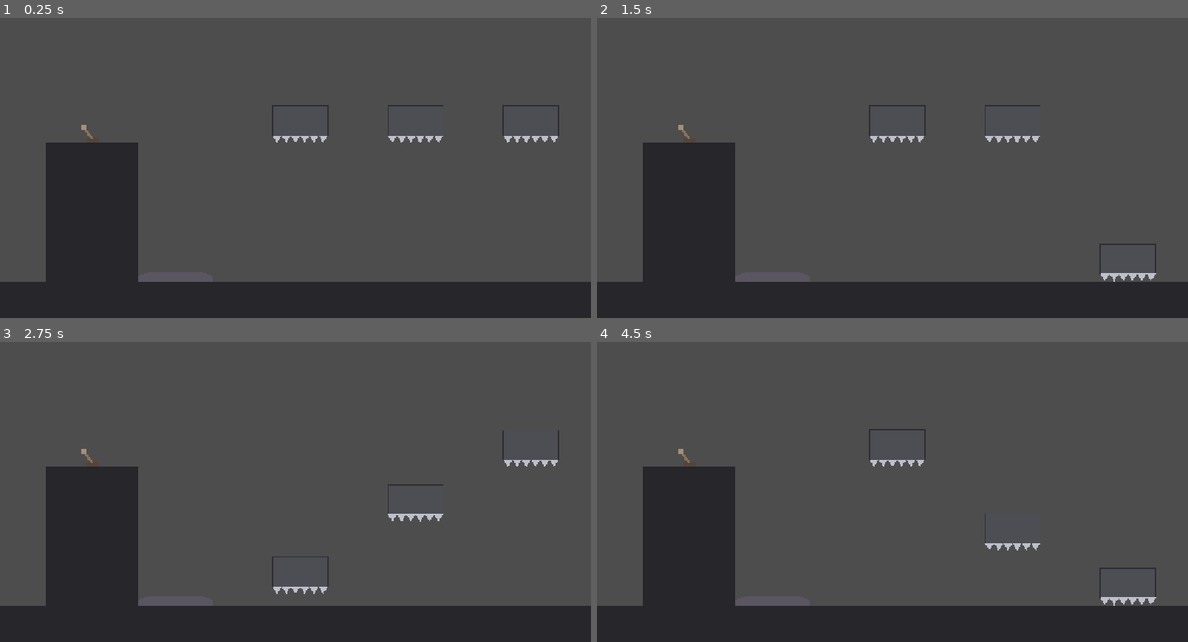
Above: before the commit, frames 1-4 (two rows, left to right).
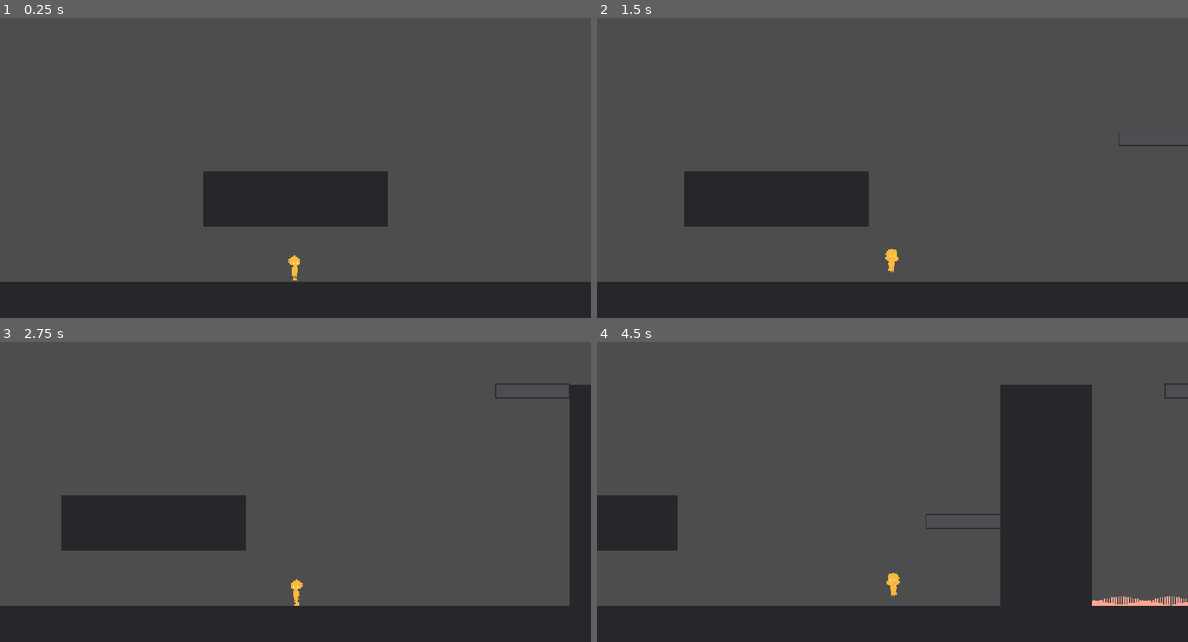
Above: after the commit, the same moments.

Repository: Gerd-U/brulkas
Game: Godot game, scene res://levels/nivel_03.tscn
Same seed, same stepped clock (60 frames per second), same inputs: the game is played once before the commit and once after it. This scene is started directly instead of the project's main scene.
Inputs:
- Up to frame 1 (0.25 s): no input
- Up to frame 2 (1.5 s): tap Enter at 0.5 s; hold D (move_right) from 0.53 s (still down); tap E (interact) at 0.6 s; tap W (jump) at 0.77, 0.8, 1.07, 1.35 s
- Up to frame 3 (2.75 s): tap W (jump) at 1.52, 1.82, 2.3 s; tap E (interact) at 1.55 s; release D (move_right) at 2.03 s; hold A (move_left) from 2.03 s (still down); hold Shift (grab) from 2.03 s (still down)
- Up to frame 4 (4.5 s): release A (move_left) at 2.78 s; release Shift (grab) at 2.78 s; hold D (move_right) 2.78-4.28 s; tap E (interact) at 2.85, 3.6 s; tap W (jump) at 3.02, 3.32, 3.77, 3.8, 4.07, 4.35 s; hold A (move_left) from 4.28 s (still down)

The runs differ from the first frame. In frame 1, 14% of the frame differs, in the area x 7-95%, y 28-88%; in frame 2, 11%; in frame 3, 12%; in frame 4, 20%, in the area x 0-100%, y 13-88%.

Commit message:
Jugador a escala, cámara por nivel y ajustes de niveles

Diff:
--- a/core/Game_Manager.gd
+++ b/core/Game_Manager.gd
@@ -6,7 +6,8 @@
 # Agreguen aquí los niveles conforme los vayan creando
 var niveles: Array[String] = [
 	"res://levels/nivel_01.tscn",
-	# "res://levels/nivel_02.tscn",
+	"res://levels/nivel_02.tscn",
+	"res://levels/nivel_03.tscn",
 ]
 var nivel_actual: int = 0
 
--- a/hazards/aplastador.gd
+++ b/hazards/aplastador.gd
@@ -31,9 +31,11 @@
 		queue_redraw()
 
 const PICOS := 16.0  # alto de los pinchos de abajo
+const EMPUJE := 320.0  # velocidad con que tira al jugador si se sube encima
 
 var _abajo: Vector2
 var _arriba: Vector2
+var _techo: Area2D  # franja encima del bloque para que nadie se pare arriba
 
 
 func _ready() -> void:
@@ -46,7 +48,35 @@
 	_arriba = position - Vector2(0, caida)
 	position = _arriba
 	$ZonaPinchos.body_entered.connect(_al_tocar)
+	_crear_techo()
 	_empezar()
+
+
+func _crear_techo() -> void:
+	# Franja delgadita justo encima del bloque que detecta al jugador
+	_techo = Area2D.new()
+	_techo.collision_layer = 0
+	_techo.collision_mask = 2  # capa del jugador
+	var forma := CollisionShape2D.new()
+	var rect := RectangleShape2D.new()
+	rect.size = Vector2(tamano.x, 10)
+	forma.shape = rect
+	# Se mete 2 px dentro del bloque para detectar bien los pies del jugador
+	forma.position = Vector2(0, -tamano.y - 3)
+	_techo.add_child(forma)
+	add_child(_techo)
+
+
+func _physics_process(delta: float) -> void:
+	if _techo == null:
+		return
+	# Si el jugador está parado arriba, lo empujamos hacia el lado más cercano
+	for cuerpo in _techo.get_overlapping_bodies():
+		if cuerpo.is_in_group("jugador"):
+			var lado := signf(cuerpo.global_position.x - global_position.x)
+			if lado == 0.0:
+				lado = 1.0
+			cuerpo.global_position.x += lado * EMPUJE * delta
 
 
 func _actualizar() -> void:
--- a/levels/alma.gd
+++ b/levels/alma.gd
@@ -47,7 +47,8 @@
 	# Le avisamos al GameManager de Key que el nivel terminó
 	var gm := get_node_or_null("/root/GameManager")
 	if gm:
-		gm.nivel_completado()
+		# Diferido: no se puede cambiar de escena dentro de una señal de física
+		gm.call_deferred("nivel_completado")
 
 
 func _draw() -> void:
--- a/levels/bloque.gd
+++ b/levels/bloque.gd
@@ -13,9 +13,45 @@
 		color = valor
 		queue_redraw()
 
+## Si se desactiva, el jugador que se pare encima es empujado hacia un costado
+@export var se_puede_pisar: bool = true
+
+const EMPUJE := 320.0  # velocidad con que tira al jugador si se sube encima
+
+var _techo: Area2D  # franja encima del bloque (solo si no se puede pisar)
+
 
 func _ready() -> void:
 	_actualizar()
+	if not Engine.is_editor_hint() and not se_puede_pisar:
+		_crear_techo()
+
+
+func _crear_techo() -> void:
+	# Franja delgadita justo encima del bloque que detecta al jugador
+	_techo = Area2D.new()
+	_techo.collision_layer = 0
+	_techo.collision_mask = 2  # capa del jugador
+	var forma := CollisionShape2D.new()
+	var rect := RectangleShape2D.new()
+	rect.size = Vector2(tamano.x, 10)
+	forma.shape = rect
+	# Se mete 2 px dentro del bloque para detectar bien los pies del jugador
+	forma.position = Vector2(0, -tamano.y / 2 - 3)
+	_techo.add_child(forma)
+	add_child(_techo)
+
+
+func _physics_process(delta: float) -> void:
+	if _techo == null:
+		return
+	# Si el jugador está parado arriba, lo empujamos hacia el lado más cercano
+	for cuerpo in _techo.get_overlapping_bodies():
+		if cuerpo.is_in_group("jugador"):
+			var lado := signf(cuerpo.global_position.x - global_position.x)
+			if lado == 0.0:
+				lado = 1.0
+			cuerpo.global_position.x += lado * EMPUJE * delta
 
 
 func _actualizar() -> void:
--- a/levels/checkpoint.gd
+++ b/levels/checkpoint.gd
@@ -21,11 +21,16 @@
 		queue_redraw()
 
 
+var _jugador: Node2D = null  # el jugador mientras está dentro de la zona
+var _lado := 0.0            # de qué lado del centro entró (-1 izquierda, 1 derecha)
+
+
 func _ready() -> void:
 	_actualizar()
 	# Solo en el juego (no en el editor) escuchamos cuando algo entra
 	if not Engine.is_editor_hint():
 		body_entered.connect(_al_entrar)
+		body_exited.connect(_al_salir)
 
 
 func _actualizar() -> void:
@@ -44,6 +49,24 @@
 	# Solo el jugador tiene die(), así sabemos que es él
 	if not cuerpo.is_in_group("jugador"):
 		return
+	_jugador = cuerpo
+	_lado = signf(cuerpo.global_position.x - global_position.x)
+
+
+func _al_salir(cuerpo: Node2D) -> void:
+	if cuerpo == _jugador:
+		_jugador = null
+
+
+func _physics_process(_delta: float) -> void:
+	if _jugador == null:
+		return
+	# Solo cuenta cuando el centro del jugador cruza la línea del checkpoint,
+	# no con rozar el borde de la zona
+	var lado_actual := signf(_jugador.global_position.x - global_position.x)
+	if lado_actual == _lado and lado_actual != 0.0:
+		return
+	_lado = lado_actual
 
 	# Buscamos el GameManager de Key (si existe)
 	var gm := get_node_or_null("/root/GameManager")
--- /dev/null
+++ b/levels/nivel.gd
@@ -0,0 +1,30 @@
+extends Node2D
+
+# Límites de la cámara del jugador para este nivel
+@export var limite_izquierdo: int = 0
+@export var limite_derecho: int = 0
+@export var limite_arriba: int = 0
+@export var limite_abajo: int = 0
+
+
+func _ready() -> void:
+	# Buscamos al jugador por su grupo
+	var jugador := get_tree().get_first_node_in_group("jugador")
+	if jugador == null:
+		return
+
+	# Al empezar el nivel, el punto de reaparición es donde arranca el jugador
+	# (si no, quedaría guardado el último checkpoint del nivel anterior)
+	var gm := get_node_or_null("/root/GameManager")
+	if gm:
+		gm.guardar_checkpoint(jugador.global_position)
+
+	# La cámara es hija del jugador
+	var camara := jugador.get_node_or_null("Camera2D") as Camera2D
+	if camara == null:
+		return
+
+	camara.limit_left = limite_izquierdo
+	camara.limit_right = limite_derecho
+	camara.limit_top = limite_arriba
+	camara.limit_bottom = limite_abajo
--- a/levels/nivel_01.tscn
+++ b/levels/nivel_01.tscn
@@ -8,8 +8,15 @@
 [ext_resource type="PackedScene" uid="uid://dpaum5px1ggg4" path="res://puzzles/elevador.tscn" id="6_orvam"]
 [ext_resource type="PackedScene" uid="uid://2m02b7m5a2m5" path="res://hazards/zona_de_muerte.tscn" id="7_wcl4r"]
 [ext_resource type="PackedScene" uid="uid://buut2lteg10sm" path="res://levels/zona_resbalosa.tscn" id="8_ps1er"]
+[ext_resource type="Script" uid="uid://dq7nv3kw5lbx2" path="res://levels/nivel.gd" id="20_nivel"]
+[ext_resource type="PackedScene" uid="uid://c0dp6gsndcwfe" path="res://player/player.tscn" id="21_player"]
 
 [node name="Nivel01" type="Node2D" unique_id=729105509]
+script = ExtResource("20_nivel")
+limite_izquierdo = 0
+limite_derecho = 3600
+limite_arriba = -358
+limite_abajo = 720
 
 [node name="Piso" parent="." unique_id=1774911687 instance=ExtResource("1_4a5e8")]
 position = Vector2(1800, 680)
@@ -94,3 +101,6 @@
 position = Vector2(2050, 565)
 rotation = 0.4712389
 largo = 450.0
+
+[node name="Player" parent="." unique_id=1302847561 instance=ExtResource("21_player")]
+position = Vector2(150, 613.77)
--- a/levels/nivel_02.tscn
+++ b/levels/nivel_02.tscn
@@ -11,8 +11,15 @@
 [ext_resource type="PackedScene" uid="uid://1o81m8p0gigg" path="res://puzzles/plataforma_aparece.tscn" id="8_gbk21"]
 [ext_resource type="PackedScene" uid="uid://d1edqr6v6nsub" path="res://puzzles/palanca.tscn" id="9_85kh4"]
 [ext_resource type="PackedScene" uid="uid://cyppgcdon3pf2" path="res://hazards/cepo.tscn" id="10_ldt66"]
+[ext_resource type="Script" uid="uid://dq7nv3kw5lbx2" path="res://levels/nivel.gd" id="20_nivel"]
+[ext_resource type="PackedScene" uid="uid://c0dp6gsndcwfe" path="res://player/player.tscn" id="21_player"]
 
 [node name="Nivel02" type="Node2D" unique_id=729105509]
+script = ExtResource("20_nivel")
+limite_izquierdo = 0
+limite_derecho = 8412
+limite_arriba = -190
+limite_abajo = 720
 
 [node name="Inicio_Suelo" parent="." unique_id=1774911687 instance=ExtResource("1_gbk21")]
 position = Vector2(1800, 680)
@@ -123,7 +130,7 @@
 
 [node name="Palanca" parent="." unique_id=912527605 node_paths=PackedStringArray("objetivos") instance=ExtResource("9_85kh4")]
 position = Vector2(8312, 40)
-objetivos = [NodePath("../Inicio_EscaleraA"), NodePath("../Inicio_EscaleraB"), NodePath("../Inicio_EscaleraC"), NodePath("../Inicio_EscaleraD"), NodePath("../Inicio_PlataformaAlma")]
+objetivos = [NodePath("../Inicio_EscaleraA"), NodePath("../Inicio_EscaleraB"), NodePath("../Inicio_EscaleraC"), NodePath("../Inicio_EscaleraD"), NodePath("../Inicio_PlataformaAlma"), NodePath("../Campo_VueltaA"), NodePath("../Campo_VueltaB")]
 
 [node name="Inicio_Cepo1" parent="." unique_id=1575129816 instance=ExtResource("10_ldt66")]
 position = Vector2(608, 640)
@@ -142,3 +149,20 @@
 
 [node name="Checkpoint2" parent="." unique_id=192428576 instance=ExtResource("4_5ktbu")]
 position = Vector2(6448, 464)
+
+[node name="Player" parent="." unique_id=1847290315 instance=ExtResource("21_player")]
+position = Vector2(150, 613.77)
+
+[node name="Final_Caja" parent="." unique_id=1620473958 instance=ExtResource("3_ldt66")]
+position = Vector2(7700, 640)
+tamano = Vector2(90, 90)
+
+[node name="Campo_VueltaA" parent="." unique_id=1734092685 instance=ExtResource("8_gbk21")]
+position = Vector2(6100, 550)
+tamano = Vector2(200, 40)
+retraso = 0.0
+
+[node name="Campo_VueltaB" parent="." unique_id=865217340 instance=ExtResource("8_gbk21")]
+position = Vector2(5790, 445)
+tamano = Vector2(200, 40)
+retraso = 0.3
--- a/levels/nivel_03.tscn
+++ b/levels/nivel_03.tscn
@@ -12,8 +12,15 @@
 [ext_resource type="PackedScene" uid="uid://d1edqr6v6nsub" path="res://puzzles/palanca.tscn" id="9_85kh4"]
 [ext_resource type="PackedScene" uid="uid://cyppgcdon3pf2" path="res://hazards/cepo.tscn" id="10_ldt66"]
 [ext_resource type="PackedScene" uid="uid://b17rg7sjytjfw" path="res://hazards/aplastador.tscn" id="11_aplst"]
+[ext_resource type="Script" uid="uid://dq7nv3kw5lbx2" path="res://levels/nivel.gd" id="20_nivel"]
+[ext_resource type="PackedScene" uid="uid://c0dp6gsndcwfe" path="res://player/player.tscn" id="21_player"]
 
 [node name="Nivel03" type="Node2D" unique_id=729105509]
+script = ExtResource("20_nivel")
+limite_izquierdo = 0
+limite_derecho = 10000
+limite_arriba = -320
+limite_abajo = 720
 
 [node name="Centro_Suelo" parent="." unique_id=1774911687 instance=ExtResource("1_gbk21")]
 position = Vector2(5000, 680)
@@ -90,11 +97,11 @@
 [node name="Centro_PlataformaAlma" parent="." unique_id=1962650523 instance=ExtResource("8_gbk21")]
 position = Vector2(5050, -12)
 tamano = Vector2(300, 40)
-retraso = 0.9
+retraso = 1.2
 
 [node name="Izq_Palanca" parent="." unique_id=912527605 node_paths=PackedStringArray("objetivos") instance=ExtResource("9_85kh4")]
 position = Vector2(200, 340)
-objetivos = [NodePath("../Centro_EscaleraIzq1"), NodePath("../Centro_EscaleraIzq2"), NodePath("../Centro_EscaleraIzq3")]
+objetivos = [NodePath("../Centro_EscaleraIzq1"), NodePath("../Centro_EscaleraIzq2"), NodePath("../Centro_EscaleraIzq3"), NodePath("../Centro_EscaleraDer2"), NodePath("../Centro_PlataformaAlma")]
 
 [node name="Izq_Cepo3" parent="." unique_id=1575129816 instance=ExtResource("10_ldt66")]
 position = Vector2(1750, 640)
@@ -117,12 +124,12 @@
 [node name="Centro_EscaleraDer2" parent="." unique_id=873519046 instance=ExtResource("8_gbk21")]
 position = Vector2(5100, 204)
 tamano = Vector2(200, 40)
-retraso = 0.3
+retraso = 0.9
 
 [node name="Centro_EscaleraDer3" parent="." unique_id=1609482375 instance=ExtResource("8_gbk21")]
 position = Vector2(5460, 96)
 tamano = Vector2(200, 40)
-retraso = 0.6
+retraso = 0.3
 
 [node name="Izq_CP2" parent="." unique_id=1257390418 instance=ExtResource("4_5ktbu")]
 position = Vector2(1350, 640)
@@ -141,7 +148,7 @@
 
 [node name="Der_Palanca" parent="." unique_id=780245163 node_paths=PackedStringArray("objetivos") instance=ExtResource("9_85kh4")]
 position = Vector2(9800, 340)
-objetivos = [NodePath("../Centro_EscaleraDer1"), NodePath("../Centro_EscaleraDer2"), NodePath("../Centro_EscaleraDer3"), NodePath("../Centro_PlataformaAlma")]
+objetivos = [NodePath("../Centro_EscaleraDer1"), NodePath("../Centro_EscaleraDer3")]
 
 [node name="Izq_Caja" parent="." unique_id=554329231 instance=ExtResource("3_ldt66")]
 position = Vector2(2150, 640)
@@ -150,6 +157,7 @@
 [node name="Izq_Techo" parent="." unique_id=342871690 instance=ExtResource("1_gbk21")]
 position = Vector2(1750, 510)
 tamano = Vector2(500, 60)
+se_puede_pisar = false
 
 [node name="Izq_Cepo1" parent="." unique_id=1093748562 instance=ExtResource("10_ldt66")]
 position = Vector2(2980, 640)
@@ -214,3 +222,6 @@
 position = Vector2(8800, 640)
 caida = 300.0
 desfase = 0.8
+
+[node name="Player" parent="." unique_id=1569023874 instance=ExtResource("21_player")]
+position = Vector2(5000, 613.77)
--- a/player/player.gd
+++ b/player/player.gd
@@ -2,28 +2,28 @@
 extends CharacterBody2D
 
 # ---------- Movimiento (Adaptado a escala 0.5 / ~128px) ----------
-@export var max_speed: float = 360.0
-@export var acceleration: float = 2800.0
-@export var friction: float = 3600.0
+@export var max_speed: float = 280.0
+@export var acceleration: float = 2178.0
+@export var friction: float = 2800.0
 @export var air_control: float = 0.7
 
 # ---------- Salto y gravedad ----------
-@export var jump_velocity: float = -800.0
-@export var gravity: float = 2200.0
+@export var jump_velocity: float = -385.90
+@export var gravity: float = 620.51
 @export var fall_gravity_multiplier: float = 1.6
 @export var jump_cut_multiplier: float = 0.45
-@export var max_fall_speed: float = 1200.0
+@export var max_fall_speed: float = 338.46
 @export var coyote_time: float = 0.1
 @export var jump_buffer_time: float = 0.1
 
 # ---------- Cajas ----------
 @export var grab_speed_multiplier: float = 0.5
-@export var detector_reach: float = 32.0
+@export var detector_reach: float = 9.03
 
 # ---------- Resbalar (zona resbalosa) ----------
-@export var resbalar_aceleracion: float = 600.0
-@export var resbalar_velocidad_max: float = 400.0
-@export var resbalar_control: float = 200.0
+@export var resbalar_aceleracion: float = 169.23
+@export var resbalar_velocidad_max: float = 112.82
+@export var resbalar_control: float = 56.41
 
 var coyote_timer: float = 0.0
 var jump_buffer_timer: float = 0.0
@@ -41,7 +41,7 @@
 
 func _ready() -> void:
 	add_to_group("jugador")
-	floor_snap_length = 24.0
+	floor_snap_length = 6.77
 	col_stand.disabled = false
 	col_slide.disabled = true
 	box_detector.target_position = Vector2(detector_reach, 0.0)
@@ -64,6 +64,7 @@
 	move_and_slide()
 
 	_handle_grab(velocidad_x_deseada, delta)
+	_handle_interact()
 	_update_facing(input_dir)
 	_update_animation()
 
@@ -162,6 +163,16 @@
 	if caja_agarrada != null and is_instance_valid(caja_agarrada):
 		caja_agarrada.soltar()
 	caja_agarrada = null
+
+
+# ---------------- Interactuar (palancas) ----------------
+func _handle_interact() -> void:
+	if not Input.is_action_just_pressed("interact"):
+		return
+	for area in $InteractArea.get_overlapping_areas():
+		if area.has_method("interact"):
+			area.interact(self)
+			return
 
 
 # ---------------- Zona resbalosa ----------------
--- a/player/player.tscn
+++ b/player/player.tscn
@@ -17,7 +17,7 @@
 [ext_resource type="Texture2D" uid="uid://c4tkd5uqkeqam" path="res://player/Sprites/personaje/personaje_caminar/personaje_caminar_5.png" id="14_qtqh7"]
 
 [sub_resource type="RectangleShape2D" id="RectangleShape2D_i3pqv"]
-size = Vector2(64, 195)
+size = Vector2(18.0513, 55)
 
 [sub_resource type="SpriteFrames" id="SpriteFrames_sh265"]
 animations = [{
@@ -105,10 +105,10 @@
 }]
 
 [sub_resource type="RectangleShape2D" id="RectangleShape2D_tcbcb"]
-size = Vector2(120, 196)
+size = Vector2(33.8462, 55.2821)
 
 [sub_resource type="RectangleShape2D" id="RectangleShape2D_tnpgg"]
-size = Vector2(164, 132)
+size = Vector2(46.2564, 37.2308)
 
 [node name="Player" type="CharacterBody2D" unique_id=816248140]
 collision_layer = 2
@@ -118,14 +118,14 @@
 [node name="CollisionShape2D" type="CollisionShape2D" parent="." unique_id=1197678238]
 light_mask = 5
 visibility_layer = 2
-position = Vector2(0, -4.5)
+position = Vector2(0, -1.2692)
 shape = SubResource("RectangleShape2D_i3pqv")
 
 [node name="Visuals" type="Node2D" parent="." unique_id=252953366]
 
 [node name="Sprite" type="AnimatedSprite2D" parent="Visuals" unique_id=1380499053]
 position = Vector2(-1, -1)
-scale = Vector2(0.8, 0.79062504)
+scale = Vector2(0.2256, 0.223)
 sprite_frames = SubResource("SpriteFrames_sh265")
 animation = &"slide"
 
@@ -139,7 +139,7 @@
 
 [node name="CollisionShape2D" type="CollisionShape2D" parent="InteractArea" unique_id=1959598581]
 visibility_layer = 5
-position = Vector2(0, -5)
+position = Vector2(0, -1.4103)
 shape = SubResource("RectangleShape2D_tcbcb")
 
 [node name="Camera2D" type="Camera2D" parent="." unique_id=1329630396]
@@ -147,5 +147,5 @@
 [node name="CollisionSlide" type="CollisionShape2D" parent="." unique_id=1698138174]
 light_mask = 5
 visibility_layer = 2
-position = Vector2(-4, 27)
+position = Vector2(-1.1282, 7.6154)
 shape = SubResource("RectangleShape2D_tnpgg")
--- a/puzzles/elevador.gd
+++ b/puzzles/elevador.gd
@@ -25,8 +25,8 @@
 		color = valor
 		queue_redraw()
 
-# Para que solo suba una vez
-var _usado := false
+var _arriba := false    # true cuando está en la parte de arriba
+var _moviendo := false  # para no empezar otro viaje a la mitad
 
 
 func _ready() -> void:
@@ -57,19 +57,23 @@
 
 
 func _al_subir(cuerpo: Node2D) -> void:
-	if _usado:
+	if _moviendo:
 		return
 	# Solo el jugador tiene die(), así sabemos que es él
 	if not cuerpo.is_in_group("jugador"):
 		return
-	_usado = true
+	_moviendo = true
 
-	# Animación de subida
+	# Si está abajo sube, si está arriba baja
+	var destino := position.y + altura if _arriba else position.y - altura
 	var tween := create_tween()
 	tween.set_process_mode(Tween.TWEEN_PROCESS_PHYSICS)
 	tween.tween_interval(espera)
-	tween.tween_property(self, "position:y", position.y - altura, duracion) \
+	tween.tween_property(self, "position:y", destino, duracion) \
 		.set_trans(Tween.TRANS_SINE).set_ease(Tween.EASE_IN_OUT)
+	await tween.finished
+	_arriba = not _arriba
+	_moviendo = false
 
 
 func _draw() -> void:
--- a/puzzles/palanca.gd
+++ b/puzzles/palanca.gd
@@ -20,7 +20,15 @@
 		color = valor
 		queue_redraw()
 
+## Dónde reaparece el jugador después de activarla (igual que un checkpoint)
+@export var punto_reaparicion: Vector2 = Vector2(0, -50)
+
 var _activada := false
+# -1 = manija a la izquierda, 1 = a la derecha (se anima entre los dos)
+var _inclinacion := -1.0:
+	set(valor):
+		_inclinacion = valor
+		queue_redraw()
 
 
 func _ready() -> void:
@@ -44,18 +52,26 @@
 	if _activada:
 		return
 	_activada = true
-	queue_redraw()  # para dibujar la manija del otro lado
+	# La manija gira hacia el otro lado
+	var tween := create_tween()
+	tween.tween_property(self, "_inclinacion", 1.0, 0.3).set_trans(Tween.TRANS_BACK).set_ease(Tween.EASE_OUT)
 
 	for objetivo in objetivos:
 		if objetivo and objetivo.has_method("activar"):
 			objetivo.activar()
+
+	# La palanca también funciona como checkpoint
+	var gm := get_node_or_null("/root/GameManager")
+	if gm:
+		gm.guardar_checkpoint(global_position + punto_reaparicion)
 
 
 func _draw() -> void:
 	# Base
 	draw_rect(Rect2(-14, -10, 28, 10), color.darkened(0.4))
 	# Manija: inclinada a la izquierda si está apagada, a la derecha si se activó
-	var punta := Vector2(18, -34) if _activada else Vector2(-18, -34)
+	var angulo := 0.6 * _inclinacion
+	var punta := Vector2(0, -8) + Vector2(sin(angulo), -cos(angulo)) * 32.0
 	draw_line(Vector2(0, -8), punta, color, 5.0)
 	draw_circle(punta, 6.0, color.lightened(0.2))
 
Not shown, added: levels/nivel.gd.uid
Not shown, changed: .gitignore
